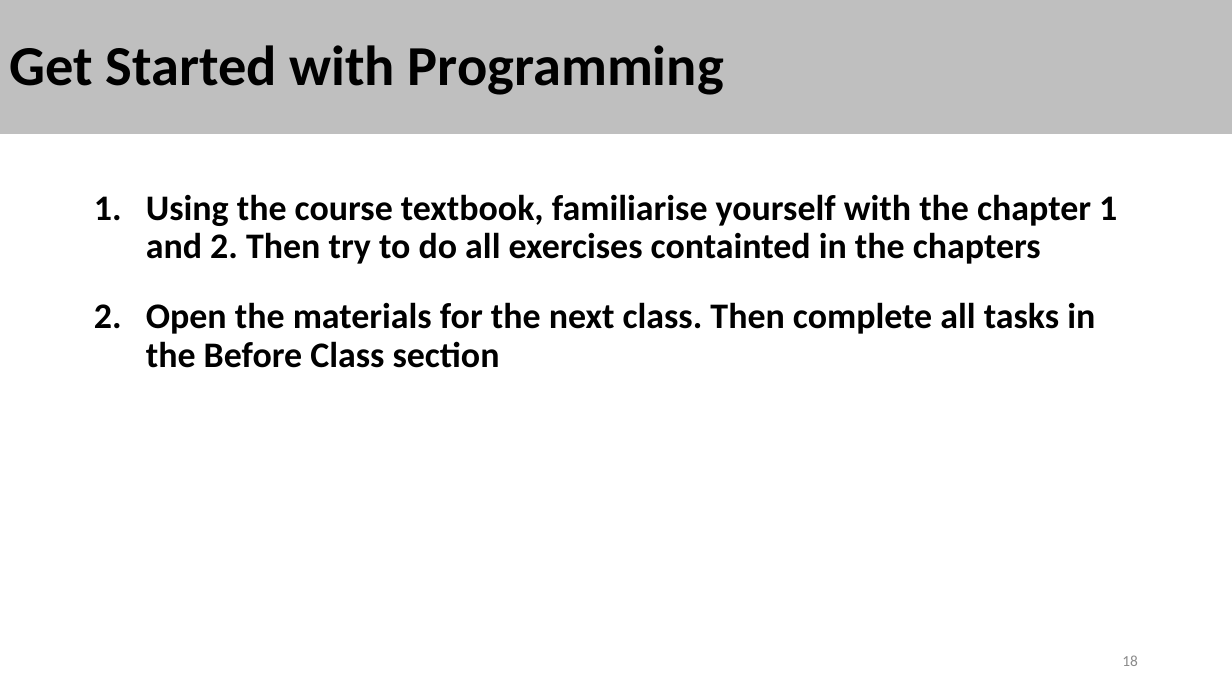
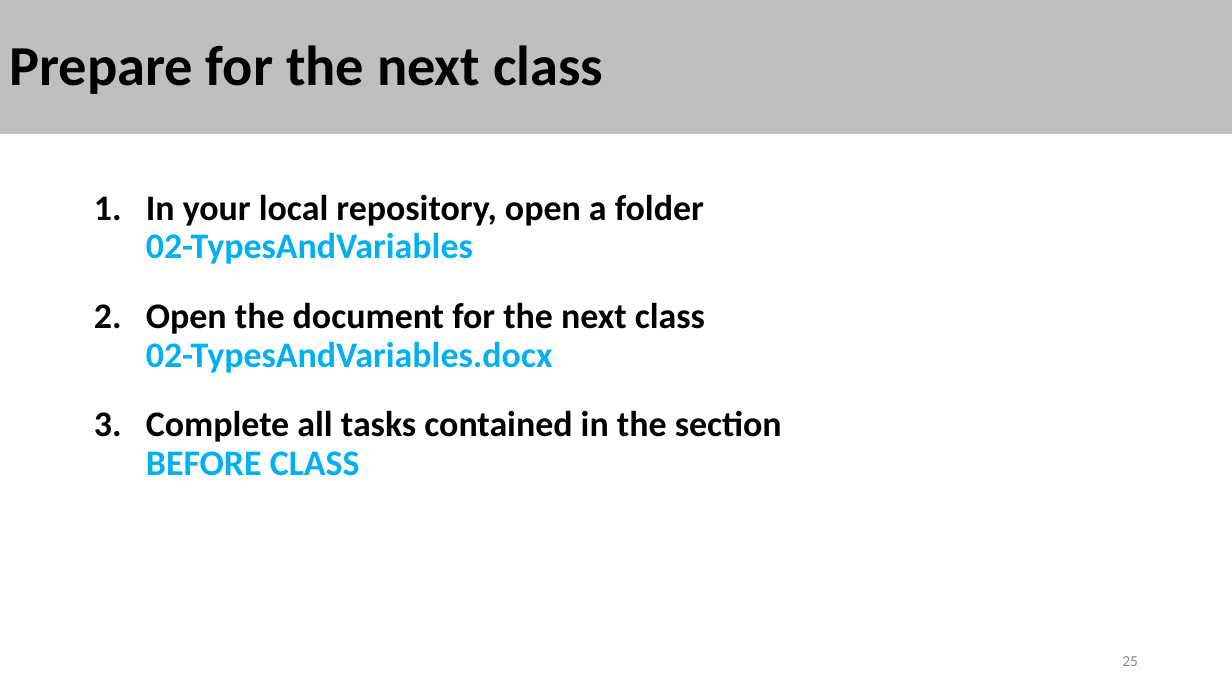
Before and after one commit to stalj/pp1, a slide deck: slide 25 of 01-CourseIntroduction/01-CourseIntroduction.pptx (slide 18 before the commit). Drawn at 1232x693 pixels with LibreOffice and Linux fonts; fonts in the diff are those of the drawing. Boxes give left, top, right and bottom in pixels: in the first picture for what was removed or moved away, otherwise in the second. Text is boxed around its words. In the diff, an @@ line names an element or a change of style, - is before the commit and + after.

Commit message:
New course version 2023

```diff
--- a/01-CourseIntroduction/01-CourseIntroduction.pptx
+++ b/01-CourseIntroduction/01-CourseIntroduction.pptx
@@ title at (x1=9, y1=45, x2=603, y2=94): text changed @@
-Get Started with Programming
+Prepare for the next class
@@ text at (x1=146, y1=194, x2=782, y2=476): text changed @@
-1. Using the course textbook, familiarise yourself with the chapter 1 and 2. Then try to do all exercises containted in the chapters
-2. Open the materials for the next class. Then complete all tasks in the Before Class section
+1. In your local repository, open a folder
+   02-TypesAndVariables
+2. Open the document for the next class
+   02-TypesAndVariables.docx
+3. Complete all tasks contained in the section
+   BEFORE CLASS
@@ page number at (x1=1122, y1=656, x2=1138, y2=666): text changed @@
-18
+25
```
Also in this commit, not shown: 13 other slides changed, 9 slides added, 2 slides removed, 6 other files.
